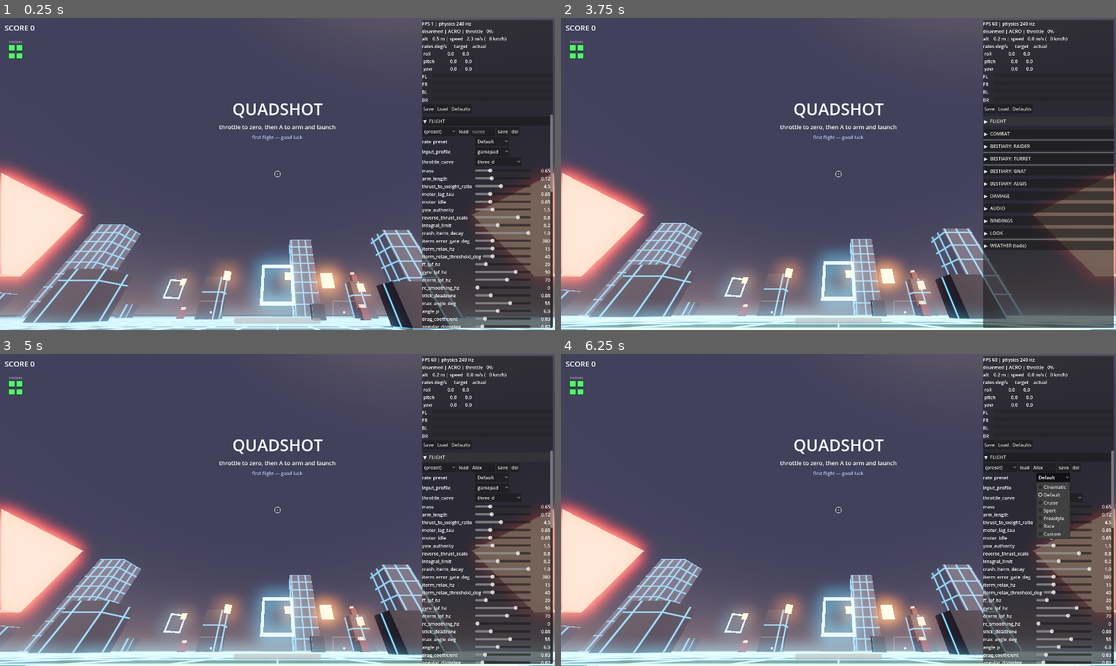
Above: before the commit, frames 1-4 (two rows, left to right).
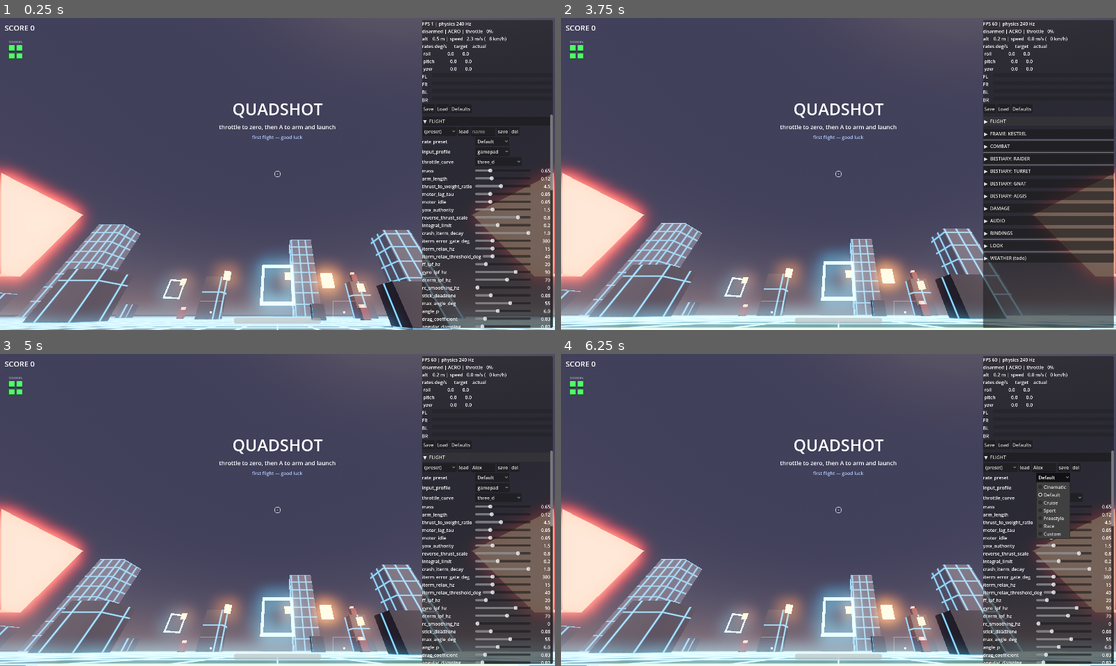
Above: after the commit, the same moments.

Repository: EhudVardi/QuadShot
Game: Godot game, scene res://scenes/main.tscn
Two runs of this game, one before a commit and one after it. Both use one fixed random seed, a clock stepped at 60 frames per second and the inputs below.
Inputs (mouse positions are in pixels of both pictures, inside the frame that each line leads up to):
- Up to frame 1 (0.25 s): no input
- Up to frame 2 (3.75 s): click (1043, 130) at 0.52 s; type "Alex" at 0.6 s; click "Save" at 1.25 s; click "Load" at 2 s; click "Defaults" at 2.75 s; click "▼ FLIGHT" at 3.5 s
- Up to frame 3 (5 s): click "▶ FLIGHT" at 4.25 s
- Up to frame 4 (6.25 s): click "del" at 5 s; click "Default" at 5.75 s

The runs differ from the first frame. In frame 1, less than 0.1% of the frame differs, in the area x 99-100%, y 55-56%; in frame 2, 0.7%, in the area x 76-100%, y 36-79%; in frame 3, less than 0.1%; in frame 4, less than 0.1%.

Commit message:
FrameConfig: the airframe becomes a config, before Atlas needs it
GAP-1's frame half (GAMEPLAY-DESIGN P3.9), taken as its own change so the
moved config and the new frame are never re-measured together. Kestrel only:
no new content, no new numbers, and the proof is the re-measure.

- FrameConfig (one .tres per frame, paths derived from frame_id like
  EnemyConfig) carries the frame's FlightConfig and its hull. Mass stays in
  FlightConfig — one physics number, one home — and the hardpoint/signature
  blocks P3.9 lists wait for the systems that read them.
- FlightConfig gets frame_id and per-frame save/defaults paths, so tuning the
  Atlas cannot write over the Kestrel. default_flight_config.tres is now
  default_flight_kestrel.tres; a pre-frame user:// override still migrates in
  once, because discarding a pilot's tuning in silence is the one failure here
  that costs a human real work.
- The frame applies its hull in FlightController._ready, which closes an
  instrument hole: the benches instantiate drone.tscn directly and never ran
  main.gd's wiring, so they measured Health's default while the game measured
  CombatConfig.player_max_health. Both were 100 by luck.
- TunableConfig.identity_fields(): copy_from no longer copies type_id/frame_id.
  A FLIGHT preset saved on one frame and loaded onto another would otherwise
  rename it — the same exposure the BESTIARY preset bars have always had.
- Overlay grows a FRAME section with its own preset bar.

INERTNESS, MEASURED NOT ASSERTED (the v1.28 PILOT_VERSION-3 discipline): all
seven correctness suites pass; the full balance report reproduces every band
in the v1.28 mini-web, and every delivery factor byte-identical — blaster 0.17,
missile 1.00, all eleven evasion cells, splash 3.42, config_stamp unchanged.
The lone diff is aim:flak 0.94 -> 0.99, the cell v1.28 logged as this
column's least stable number (runs read 0.99/0.99/0.94); it moved back toward
its mode, not away.

Diff:
--- a/balance/delivery_factors.json
+++ b/balance/delivery_factors.json
@@ -1,7 +1,7 @@
 {
 	"aim": {
 		"blaster": 0.17,
-		"flak": 0.94,
+		"flak": 0.99,
 		"missile": 1.0
 	},
 	"config_stamp": "a3debc725a3137ce7142ebd199226236810ac3a4528a2a9a211e97d9d6825155",
--- a/resources/combat_config.gd
+++ b/resources/combat_config.gd
@@ -56,7 +56,10 @@
 @export var flak_damage: float = 10.0
 
 @export_group("Player")
-@export var player_max_health: float = 100.0
+# player_max_health left with FrameConfig.hull (P3.9): the hull belongs to the
+# airframe you are flying, not to "the player" — a distinction that could not be
+# made while there was one frame. The frame now applies it in
+# FlightController._ready, so the benches see it too.
 ## Crash impacts below this delta-v (m/s) are free; above it they hurt.
 @export var crash_damage_speed: float = 12.0
 ## Damage per m/s of delta-v beyond the free threshold.
--- a/resources/default_combat_config.tres
+++ b/resources/default_combat_config.tres
@@ -20,7 +20,6 @@
 flak_fuse_radius = 3.5
 flak_burst_radius = 6.0
 flak_damage = 10.0
-player_max_health = 100.0
 crash_damage_speed = 12.0
 crash_damage_scale = 6.0
 respawn_delay = 2.5
--- a/resources/default_flight_config.tres
+++ b/resources/default_flight_kestrel.tres
@@ -4,6 +4,7 @@
 
 [resource]
 script = ExtResource("1_cfg")
+frame_id = &"kestrel"
 mass = 0.65
 arm_length = 0.12
 thrust_to_weight_ratio = 4.5
--- /dev/null
+++ b/resources/default_frame_kestrel.tres
@@ -0,0 +1,11 @@
+[gd_resource type="Resource" script_class="FrameConfig" load_steps=3 format=3]
+
+[ext_resource type="Script" path="res://resources/frame_config.gd" id="1_frame"]
+[ext_resource type="Resource" path="res://resources/default_flight_kestrel.tres" id="2_flight"]
+
+[resource]
+script = ExtResource("1_frame")
+frame_id = &"kestrel"
+display_name = "Kestrel"
+flight_config = ExtResource("2_flight")
+hull = 100.0
--- a/resources/enemy_config.gd
+++ b/resources/enemy_config.gd
@@ -88,6 +88,10 @@
 @export var strength_cost: float = 1.0
 
 
+func identity_fields() -> PackedStringArray:
+	return PackedStringArray(["type_id"])
+
+
 func save_path() -> String:
 	return "user://enemy_%s.tres" % type_id
 
--- a/resources/flight_config.gd
+++ b/resources/flight_config.gd
@@ -12,6 +12,11 @@
 enum InputProfile { GAMEPAD, RADIO_AETR, RADIO_TAER }
 
 @export_group("Airframe")
+## Which frame's flight model this is (P3.9: frames ARE flight configs). Drives
+## this resource's own save/defaults paths, so two frames tuned in the same
+## session cannot overwrite each other's overrides. Matches the owning
+## FrameConfig's `frame_id`.
+@export var frame_id: StringName = &"kestrel"
 @export var mass: float = 0.65
 @export var arm_length: float = 0.12
 
@@ -135,15 +140,41 @@
 @export var arm_throttle_threshold: float = 0.05
 
 
-# Persistence machinery lives in TunableConfig; these paths steer it.
+# Persistence machinery lives in TunableConfig; these paths steer it. Derived
+# from frame_id rather than class constants, because there is now one of these
+# per frame (EnemyConfig's precedent, same reason).
 
-const SAVE_PATH: String = "user://flight_config.tres"
-const DEFAULTS_PATH: String = "res://resources/default_flight_config.tres"
+## The single-frame save path from before frames existed. Read once as a
+## fallback, never written — see load_from_user().
+const LEGACY_SAVE_PATH: String = "user://flight_config.tres"
+
+
+func identity_fields() -> PackedStringArray:
+	return PackedStringArray(["frame_id"])
 
 
 func save_path() -> String:
-	return SAVE_PATH
+	return "user://flight_%s.tres" % frame_id
 
 
 func defaults_path() -> String:
-	return DEFAULTS_PATH
+	return "res://resources/default_flight_%s.tres" % frame_id
+
+
+## Migration shim, retiring itself after one Save. A pilot's user:// overrides
+## are months of tuning at the sticks, and the rename to per-frame paths would
+## otherwise discard them in silence — the one failure mode of this change that
+## costs a human real work rather than a re-run. Only the Kestrel looks: it IS
+## the drone that file was tuned for (P3.3).
+func load_from_user() -> bool:
+	if super.load_from_user():
+		return true
+	if frame_id != &"kestrel" or not FileAccess.file_exists(LEGACY_SAVE_PATH):
+		return false
+	var legacy: TunableConfig = ResourceLoader.load(
+			LEGACY_SAVE_PATH, "", ResourceLoader.CACHE_MODE_IGNORE) as TunableConfig
+	if legacy == null:
+		return false
+	copy_from(legacy)
+	loaded_from = "%s (pre-frame override, migrating)" % LEGACY_SAVE_PATH
+	return true
--- /dev/null
+++ b/resources/frame_config.gd
@@ -0,0 +1,56 @@
+class_name FrameConfig
+extends TunableConfig
+
+## Per-airframe stat block (GAMEPLAY-DESIGN P3.9): one .tres per frame in the
+## P3.3 roster. This is the config that was missing while the game had exactly
+## one drone — the player's hull lived on CombatConfig and the airframe's mass
+## lived on a FlightConfig nobody owned, so "which frame am I flying" was not a
+## question the code could ask.
+##
+## Like EnemyConfig (and unlike every other config here) this class has MANY
+## instances, so its save and defaults paths derive from `frame_id` rather than
+## being class constants: kestrel -> user://frame_kestrel.tres.
+##
+## **A frame IS its FlightConfig** (P3.9, from P3 v1). The whole overlay FLIGHT
+## section, the preset ladder and the tuning loop therefore work per-frame with
+## no new machinery — the frame just hands out a different `.tres`.
+##
+## Deliberately NOT here yet, though P3.9 lists them:
+##  - `mass`. It is already a FlightConfig field, and the motor model reads it
+##    from there every tick. Mirroring it would give one physics number two
+##    homes and no rule for which wins.
+##  - The hardpoint block (slot list, mass budget) and the signature block.
+##    Nothing reads them until P3.8's loadout loop and the sensor model land,
+##    and this project does not ship dead tunables (FlightConfig's own header
+##    rule). They arrive with the systems that consume them.
+
+@export_group("Identity")
+## Slug used for the save/defaults paths and the overlay label. Must match the
+## `frame_id` of `flight_config` — see `flight_config_matches()`.
+@export var frame_id: StringName = &"kestrel"
+## Human-readable name (P3.3 gives frames proper names, weapons functional ones).
+@export var display_name: String = "Kestrel"
+
+@export_group("Airframe")
+## This frame's flight model. Swapping frames is swapping this resource.
+@export var flight_config: FlightConfig
+
+@export_group("Durability")
+## Hit points. Moved off CombatConfig.player_max_health, which described "the
+## player" back when there was only one airframe to be.
+@export var hull: float = 100.0
+
+
+func save_path() -> String:
+	return "user://frame_%s.tres" % frame_id
+
+
+func defaults_path() -> String:
+	return "res://resources/default_frame_%s.tres" % frame_id
+
+
+## The two resources carry the same id and must agree, or the frame would save
+## its flight tuning under another frame's name. Cheap to check, and the failure
+## it catches (a copy-pasted .tres for a new frame) is silent otherwise.
+func flight_config_matches() -> bool:
+	return flight_config != null and flight_config.frame_id == frame_id
--- a/resources/tunable_config.gd
+++ b/resources/tunable_config.gd
@@ -5,6 +5,12 @@
 ## shared): the overlay edits fields on the shared instance, and persistence
 ## copies values ONTO that instance so every node holding a reference keeps
 ## seeing live data. Subclasses override save_path()/defaults_path().
+
+
+## Where the last successful load_from_user() actually read from. Usually
+## save_path(), but FlightConfig can fall back to a legacy path, and a boot log
+## that names the wrong file is worse than no boot log.
+var loaded_from: String = ""
 
 
 func save_path() -> String:
@@ -15,10 +21,25 @@
 	return ""
 
 
+## Fields naming WHICH instance this is (EnemyConfig.type_id,
+## FlightConfig/FrameConfig.frame_id) rather than how it behaves. Subclasses
+## with many instances list them here and copy_from skips them.
+##
+## Values travel between instances constantly — that is what the overlay's
+## preset bars are for — and identity must not travel with them: a FLIGHT preset
+## saved on the Kestrel and loaded onto the Atlas would otherwise rename the
+## Atlas, which then saves its tuning over the Kestrel's file. Same exposure the
+## BESTIARY preset bars have always had with type_id.
+func identity_fields() -> PackedStringArray:
+	return PackedStringArray()
+
+
 func copy_from(source: TunableConfig) -> void:
+	var identity: PackedStringArray = identity_fields()
 	for prop: Dictionary in get_property_list():
 		var usage: int = prop["usage"]
-		if (usage & PROPERTY_USAGE_SCRIPT_VARIABLE) and (usage & PROPERTY_USAGE_STORAGE):
+		if (usage & PROPERTY_USAGE_SCRIPT_VARIABLE) and (usage & PROPERTY_USAGE_STORAGE) \
+				and not identity.has(prop["name"]):
 			set(prop["name"], source.get(prop["name"]))
 
 
@@ -34,6 +55,7 @@
 	if loaded == null:
 		return false
 	copy_from(loaded)
+	loaded_from = save_path()
 	return true
 
 
--- a/scenes/drone/drone.tscn
+++ b/scenes/drone/drone.tscn
@@ -2,7 +2,7 @@
 
 [ext_resource type="Script" path="res://scripts/drone/flight_controller.gd" id="1_fc"]
 [ext_resource type="Script" path="res://scripts/drone/motor_model.gd" id="2_mm"]
-[ext_resource type="Resource" path="res://resources/default_flight_config.tres" id="3_cfg"]
+[ext_resource type="Resource" path="res://resources/default_frame_kestrel.tres" id="3_frame"]
 [ext_resource type="Script" path="res://scripts/drone/input_handler.gd" id="4_ih"]
 [ext_resource type="Script" path="res://scripts/combat/weapon.gd" id="5_wpn"]
 [ext_resource type="Resource" path="res://resources/default_combat_config.tres" id="6_ccfg"]
@@ -42,7 +42,7 @@
 linear_damp_mode = 1
 angular_damp_mode = 1
 script = ExtResource("1_fc")
-config = ExtResource("3_cfg")
+frame = ExtResource("3_frame")
 damage_config = ExtResource("13_dmg")
 
 [node name="MotorModel" type="Node" parent="."]
--- a/scripts/drone/flight_controller.gd
+++ b/scripts/drone/flight_controller.gd
@@ -11,10 +11,17 @@
 ## Hard contact; main converts delta-v to crash damage (roadmap M2).
 signal crashed(impact_speed: float)
 
-@export var config: FlightConfig
+## The airframe being flown (GAMEPLAY-DESIGN P3.3/P3.9). Swapping frames is
+## swapping this one resource: it carries the flight model AND the hull.
+@export var frame: FrameConfig
 ## Damage model (GAMEPLAY-DESIGN Iteration 7). Null in the harness/tests, where
 ## motors stay undamaged and flight is the shipped model exactly.
 @export var damage_config: DamageConfig
+
+## This frame's flight model — `frame.flight_config`, resolved in _ready().
+## Not an @export any more: a frame that could be flown with another frame's
+## FlightConfig is not a frame. Everything that read `drone.config` still does.
+var config: FlightConfig
 
 @onready var _motors: MotorModel = $MotorModel
 @onready var _input: InputHandler = $InputHandler
@@ -51,9 +58,23 @@
 
 
 func _ready() -> void:
+	config = frame.flight_config
+	if not frame.flight_config_matches():
+		push_error("[frame] %s carries a flight config for '%s'"
+				% [frame.frame_id, config.frame_id])
+	if frame.load_from_user():
+		print("[config] loaded %s" % frame.loaded_from)
 	if config.load_from_user():
-		print("[config] loaded %s" % FlightConfig.SAVE_PATH)
+		print("[config] loaded %s" % config.loaded_from)
 	mass = config.mass
+	# The frame owns the hull, and applies it HERE rather than in main.gd. That
+	# move closes a hole in the instrument: the benches instantiate this scene
+	# directly and never ran main's wiring, so they measured whatever default sat
+	# on the Health node while the game measured CombatConfig.player_max_health.
+	# The two agreed at 100 by luck; tuning one would have silently desynced the
+	# harness's damage-taken column from the game's.
+	($Health as Health).max_health = frame.hull
+	($Health as Health).revive()
 	if damage_config != null:
 		# Every other config auto-loads its user:// override on boot; this one
 		# did not, so saved damage tuning was silently ignored until the
--- a/scripts/main.gd
+++ b/scripts/main.gd
@@ -52,8 +52,8 @@
 	_wave_director.run_ended.connect(_on_run_ended)
 	_exit_gate.entered.connect(_on_gate_entered)
 	_draft.picked.connect(_on_upgrade_picked)
-	_drone_health.max_health = combat_config.player_max_health
-	_drone_health.revive()
+	# Hull comes from the FRAME now (P3.9) and the drone applies it to itself in
+	# _ready, so there is nothing to set here — only signals to wire.
 	_drone_health.damaged.connect(_on_player_damaged)
 	_drone_health.died.connect(_on_player_died)
 	_drone.crashed.connect(_on_player_crashed)
@@ -161,7 +161,7 @@
 	_hud.hide_title()
 	_exit_gate.deactivate()
 	RunMods.reset()
-	_drone_health.max_health = combat_config.player_max_health
+	_drone_health.max_health = _drone.frame.hull
 	_drone_health.revive()
 	_hud.set_health(_drone_health.current, _drone_health.max_health)
 	_repair_airframe()
@@ -185,7 +185,7 @@
 
 func _on_upgrade_picked(id: StringName) -> void:
 	Upgrades.apply(id, RunMods.current)
-	_drone_health.max_health = combat_config.player_max_health \
+	_drone_health.max_health = _drone.frame.hull \
 			+ RunMods.current.max_health_bonus
 	_drone_health.heal(_drone_health.max_health)
 	_hud.set_health(_drone_health.current, _drone_health.max_health)
@@ -319,7 +319,7 @@
 	_drone.freeze = false
 	_drone.reset_to_spawn()
 	# Re-read max health so live tuning applies from the next life on.
-	_drone_health.max_health = combat_config.player_max_health
+	_drone_health.max_health = _drone.frame.hull
 	_drone_health.revive()
 	_drone.visible = true
 	_hud.show_death(false)
--- a/scripts/ui/debug_overlay.gd
+++ b/scripts/ui/debug_overlay.gd
@@ -90,6 +90,10 @@
 	["rate_ff", 0.0, 0.003, 0.00005],
 ]
 
+const _FRAME_FLOAT_ROWS: Array[Array] = [
+	["hull", 10.0, 500.0, 10.0],
+]
+
 const _COMBAT_FLOAT_ROWS: Array[Array] = [
 	["fire_rate", 1.0, 30.0, 0.5],
 	["muzzle_speed", 20.0, 200.0, 5.0],
@@ -99,7 +103,6 @@
 	["inherit_velocity", 0.0, 1.0, 0.05],
 	["fire_assist_miss_m", 0.0, 5.0, 0.1],
 	["fire_assist_range", 10.0, 150.0, 5.0],
-	["player_max_health", 10.0, 500.0, 10.0],
 	["crash_damage_speed", 2.0, 40.0, 1.0],
 	["crash_damage_scale", 0.0, 20.0, 0.5],
 	["respawn_delay", 0.0, 10.0, 0.5],
@@ -214,7 +217,7 @@
 
 
 func _ready() -> void:
-	_configs = [drone.config, combat_config, audio_config]
+	_configs = [drone.frame, drone.config, combat_config, audio_config]
 	if damage_config != null:
 		_configs.append(damage_config)
 	if look_config != null:
@@ -227,6 +230,12 @@
 	_add_input_profile_row(drone.config)
 	_add_throttle_curve_row(drone.config)
 	_add_config_rows(drone.config, _FLIGHT_FLOAT_ROWS, _FLIGHT_VECTOR_ROWS, preset_updater)
+	# FRAME (P3.9): the airframe's own block, next to the flight model it owns.
+	# Its own preset bar and save file, keyed by frame_id, so tuning the Atlas
+	# never writes over the Kestrel.
+	_add_section_header("FRAME: %s" % drone.frame.display_name.to_upper())
+	_add_preset_bar("frame/%s" % drone.frame.frame_id, drone.frame)
+	_add_config_rows(drone.frame, _FRAME_FLOAT_ROWS, [])
 	_add_section_header("COMBAT")
 	_add_preset_bar("combat", combat_config)
 	_add_config_rows(combat_config, _COMBAT_FLOAT_ROWS, [])
Not shown, added: resources/frame_config.gd.uid
Not shown, changed: CLAUDE.md
Not shown, changed: FPV-SANDBOX-HANDOFF.md
